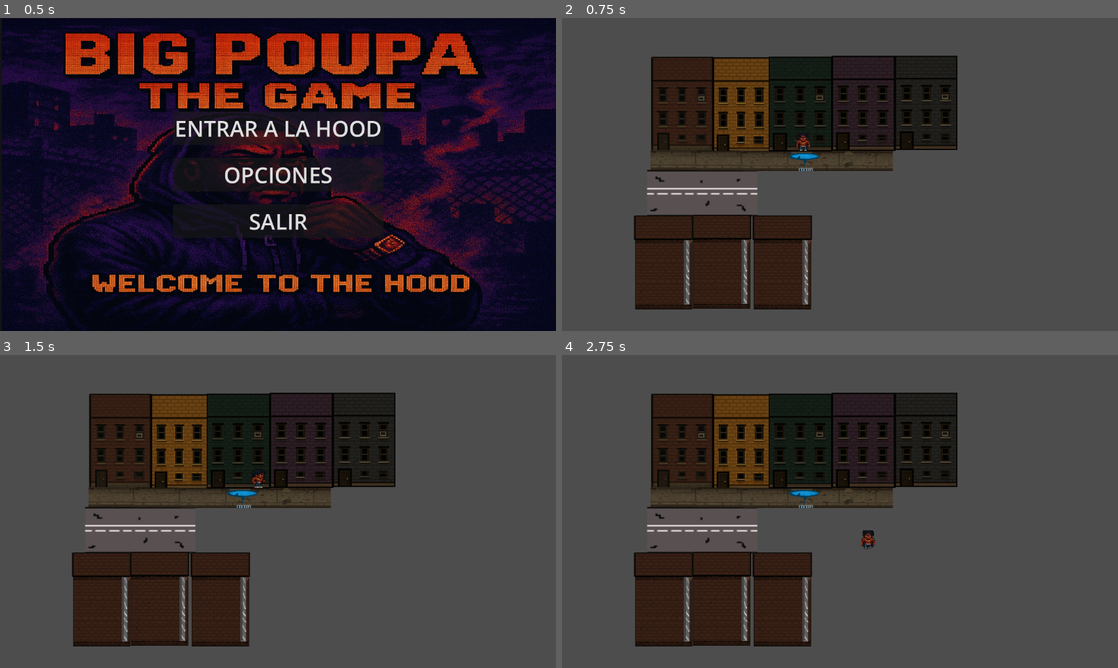
Above: before the commit, frames 1-4 (two rows, left to right).
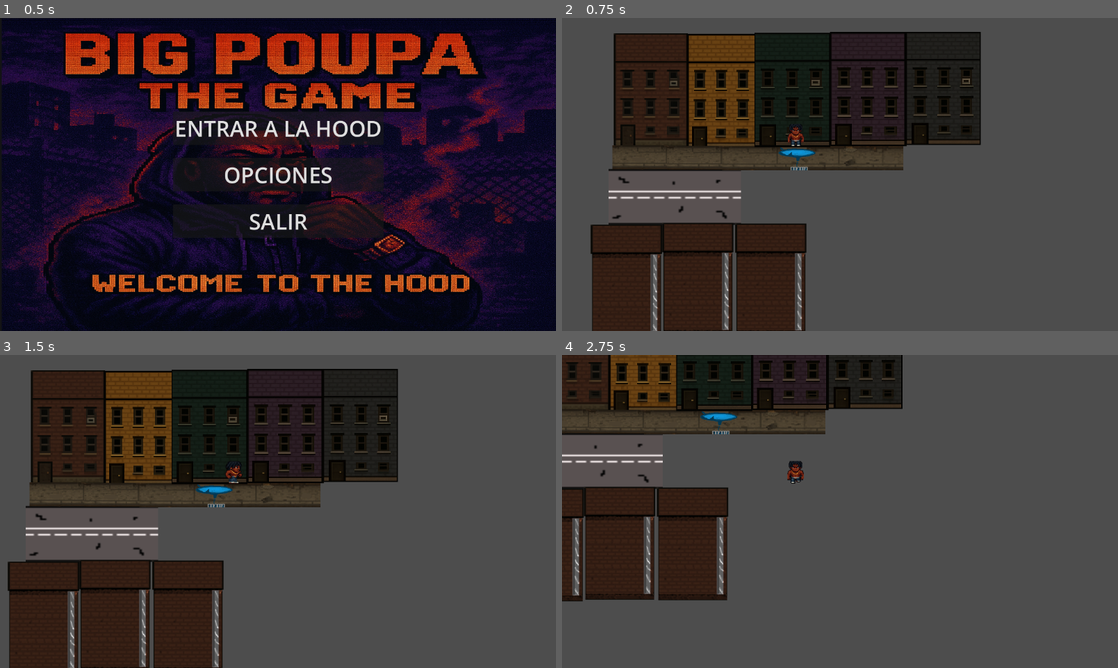
Above: after the commit, the same moments.

Repository: sem1312/BangBangBaltimore
Game: Godot game, scene res://Scenes/menu.tscn
Same seed, same stepped clock (60 frames per second), same inputs: the game is played once before the commit and once after it.
Inputs:
- Up to frame 1 (0.5 s): no input
- Up to frame 2 (0.75 s): click "ENTRAR A LA HOOD" at 0.5 s
- Up to frame 3 (1.5 s): tap Enter at 1.25 s; hold Right (ui_right) from 1.28 s (still down)
- Up to frame 4 (2.75 s): release Right (ui_right) at 2.03 s; hold Down (ui_down) from 2.03 s (still down)

Frame 1 is identical in both runs. In frame 2, 24% of the frame differs, in the area x 5-76%, y 4-100%; in frame 3, 27%; in frame 4, 42%, in the area x 0-72%, y 0-94%.

Commit message:
camara y pausa

Diff:
--- a/Scenes/level1.tscn
+++ b/Scenes/level1.tscn
@@ -1,6 +1,6 @@
-[gd_scene load_steps=30 format=3 uid="uid://cyuisfbffxlw7"]
-
-[ext_resource type="Script" uid="uid://beariogd67txh" path="res://Scripts/sprite.gd" id="1_ugwex"]
+[gd_scene load_steps=32 format=3 uid="uid://cyuisfbffxlw7"]
+
+[ext_resource type="Script" uid="uid://beariogd67txh" path="res://Scripts/game.gd" id="1_ugwex"]
 [ext_resource type="Texture2D" uid="uid://cbmpffyk4wdij" path="res://Assets/kingchief/down/kingcheefidledown-removebg-preview.png" id="2_ssasw"]
 [ext_resource type="Texture2D" uid="uid://bycyyoww210wl" path="res://Assets/kingchief/down/walkingNiggaDown1.png" id="3_77l53"]
 [ext_resource type="Texture2D" uid="uid://337m788dg77w" path="res://Assets/kingchief/left/kingcheefleftidle.png" id="3_oc120"]
@@ -22,6 +22,7 @@
 [ext_resource type="Texture2D" uid="uid://dr0lanb6t6nu0" path="res://Assets/building_variant_front2.png" id="19_fg80b"]
 [ext_resource type="Texture2D" uid="uid://b4nq0c5vt01b6" path="res://Assets/building_variant_front3.png" id="20_icduq"]
 [ext_resource type="Texture2D" uid="uid://duhba2p48bg5t" path="res://Assets/building_variant_front4.png" id="21_pmaet"]
+[ext_resource type="Script" uid="uid://cwsd2moaxkror" path="res://Scripts/pause_menu.gd" id="23_rxhxl"]
 
 [sub_resource type="AtlasTexture" id="AtlasTexture_ckofg"]
 atlas = ExtResource("8_8m07n")
@@ -123,7 +124,9 @@
 height = 44.0
 
 [sub_resource type="RectangleShape2D" id="RectangleShape2D_fanfj"]
-size = Vector2(749, 158.438)
+size = Vector2(75, 158.438)
+
+[sub_resource type="GDScript" id="GDScript_tlxhh"]
 
 [node name="Main" type="Node2D"]
 
@@ -146,6 +149,9 @@
 [node name="gun_node" type="Node2D" parent="Player"]
 script = ExtResource("12_ocmlb")
 
+[node name="Camera2D" type="Camera2D" parent="Player"]
+zoom = Vector2(1.2, 1.2)
+
 [node name="RigidBody2D" type="RigidBody2D" parent="."]
 position = Vector2(230, -32)
 mass = 0.001
@@ -172,7 +178,7 @@
 texture = ExtResource("4_fanfj")
 
 [node name="CollisionShape2D" type="CollisionShape2D" parent="RigidBody2D/RigidBody2D"]
-position = Vector2(-580, 500)
+position = Vector2(-592.5, 500)
 shape = SubResource("RectangleShape2D_fanfj")
 
 [node name="BuildingVariantFront1" type="Sprite2D" parent="RigidBody2D"]
@@ -201,7 +207,8 @@
 texture = ExtResource("17_rxhxl")
 
 [node name="BuildingBack" type="Sprite2D" parent="."]
-position = Vector2(238, 583)
+position = Vector2(234, 585)
+scale = Vector2(1, 1)
 texture = ExtResource("18_h54da")
 
 [node name="BuildingBack2" type="Sprite2D" parent="."]
@@ -226,3 +233,27 @@
 position = Vector2(846.5, 196)
 scale = Vector2(0.447222, 0.407407)
 texture = ExtResource("21_pmaet")
+
+[node name="PauseMenu" type="CanvasLayer" parent="."]
+process_mode = 2
+visible = false
+script = ExtResource("23_rxhxl")
+
+[node name="Panel" type="Panel" parent="PauseMenu"]
+offset_right = 89.0
+offset_bottom = 81.0
+
+[node name="Label" type="Label" parent="PauseMenu"]
+offset_right = 40.0
+offset_bottom = 23.0
+text = "Pausa"
+
+[node name="ResumeButton" type="Button" parent="PauseMenu"]
+offset_left = -1.0
+offset_top = 38.0
+offset_right = 83.0
+offset_bottom = 69.0
+text = "Renaudar"
+script = SubResource("GDScript_tlxhh")
+
+[connection signal="pressed" from="PauseMenu/ResumeButton" to="PauseMenu/ResumeButton" method="_on_pressed"]
--- a/Scripts/sprite.gd
+++ b/Scripts/game.gd
@@ -2,17 +2,21 @@
 
 var speed := 200
 @onready var sprite := $AnimatedSprite2D
-var last_direction := "down"  # Para saber hacia dónde quedó mirando
+var last_direction := "down"
 
 func _ready():
 	global_position = get_viewport().get_visible_rect().size / 2
 
-	if get_tree().get_root().has_node("MusicPlayer"):
-		get_tree().get_root().get_node("MusicPlayer").queue_free()
+func _input(event):
+	if event.is_action_pressed("ui_cancel"):
+		var paused = get_tree().paused
+		get_tree().paused = not paused
+		get_node("/root/Main/PauseMenu").visible = not paused
+		print("Player visible:", visible)
+		print("Player position: ", position)
 
 func _physics_process(delta):
 	var direction := Vector2.ZERO
-
 	if Input.is_action_pressed("ui_up"):
 		direction.y -= 1
 	if Input.is_action_pressed("ui_down"):
@@ -25,7 +29,6 @@
 	velocity = direction.normalized() * speed
 	move_and_slide()
 
-	# Animaciones según dirección
 	if direction != Vector2.ZERO:
 		if direction.y > 0:
 			last_direction = "down"
--- /dev/null
+++ b/Scripts/pause_menu.gd
@@ -0,0 +1,16 @@
+extends CanvasLayer  # o Control si tu PauseMenu es de ese tipo
+
+@onready var resume_button := $ResumeButton  # Asegurate que se llame así
+
+func _ready():
+	resume_button.pressed.connect(_on_resume_button_pressed)
+
+func _on_resume_button_pressed() -> void:
+	print("REANUDANDO JUEGO")
+	get_tree().paused = false
+	visible = false
+	var cam = get_node_or_null("/root/Main/Player/Camera2D")
+	if cam:
+		cam.make_current()
+	else:
+		print("❌ No se encontró la cámara")
Renamed: Assets/kingchief/sprite.gd.uid -> Scripts/game.gd.uid
Not shown, added: Scripts/pause_menu.gd.uid
